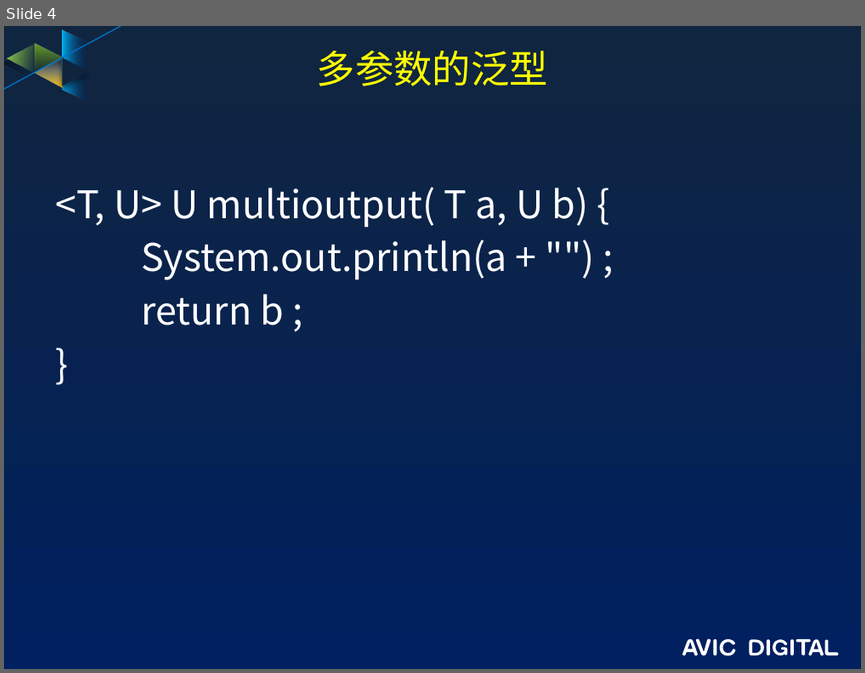
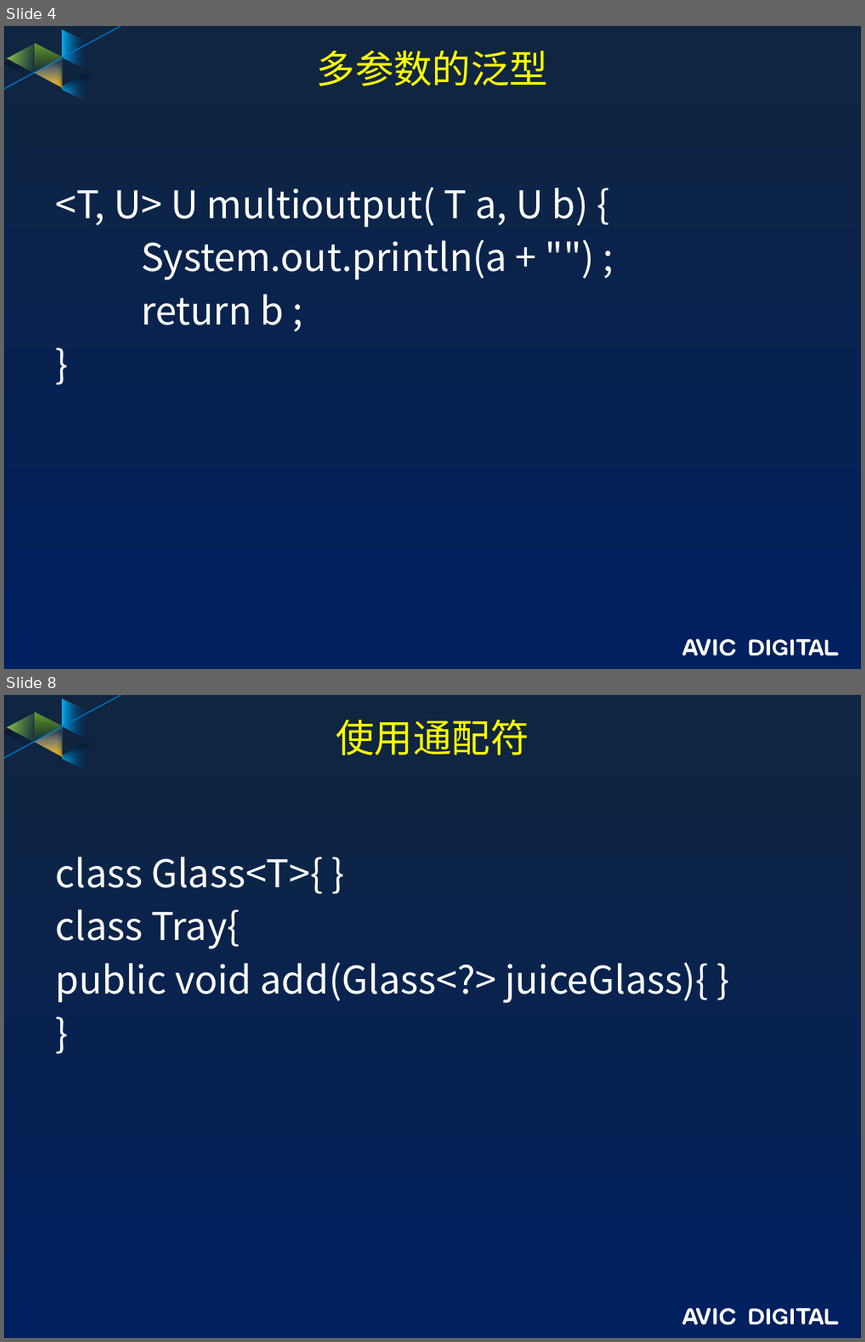
Before and after one commit to guofengzh/java-way, a slide deck: java/docs/06-java-泛型.pptx. Shown one above the other, each under a label of ours: slide 4 before the commit, slides 4 and 8 after it; the slides between them are not shown. The pictures are 865x673 and 865x1342 pixels, drawn with LibreOffice and Linux fonts; fonts in the diff are those of the drawing; background and template pictures are left out. Boxes give left, top, right and bottom in pixels: in the first picture for what was removed or moved away, otherwise in the second. Text is boxed around its words. In the diff, an @@ line names an element or a change of style, - is before the commit and + after.

```diff
--- a/java/docs/06-java-泛型.pptx
+++ b/java/docs/06-java-泛型.pptx
@@ slide 8 added at (4,695,861,1338), background gradient #10253F to #002060; not listed: 17 template elements that a slide beside it also shows @@
@@ title added at (336,720,529,755), 32.4 pt, text #FFFF00 @@
+使用通配符
@@ text added at (55,857,708,1003), 32 pt, text #FFFFFF @@
+class Glass<T>{ }
+class Tray{
+public void add(Glass<?> juiceGlass){ }
+}
```
Also in this commit, not shown: 3 slides changed, 2 other slides added, 2 other files.
